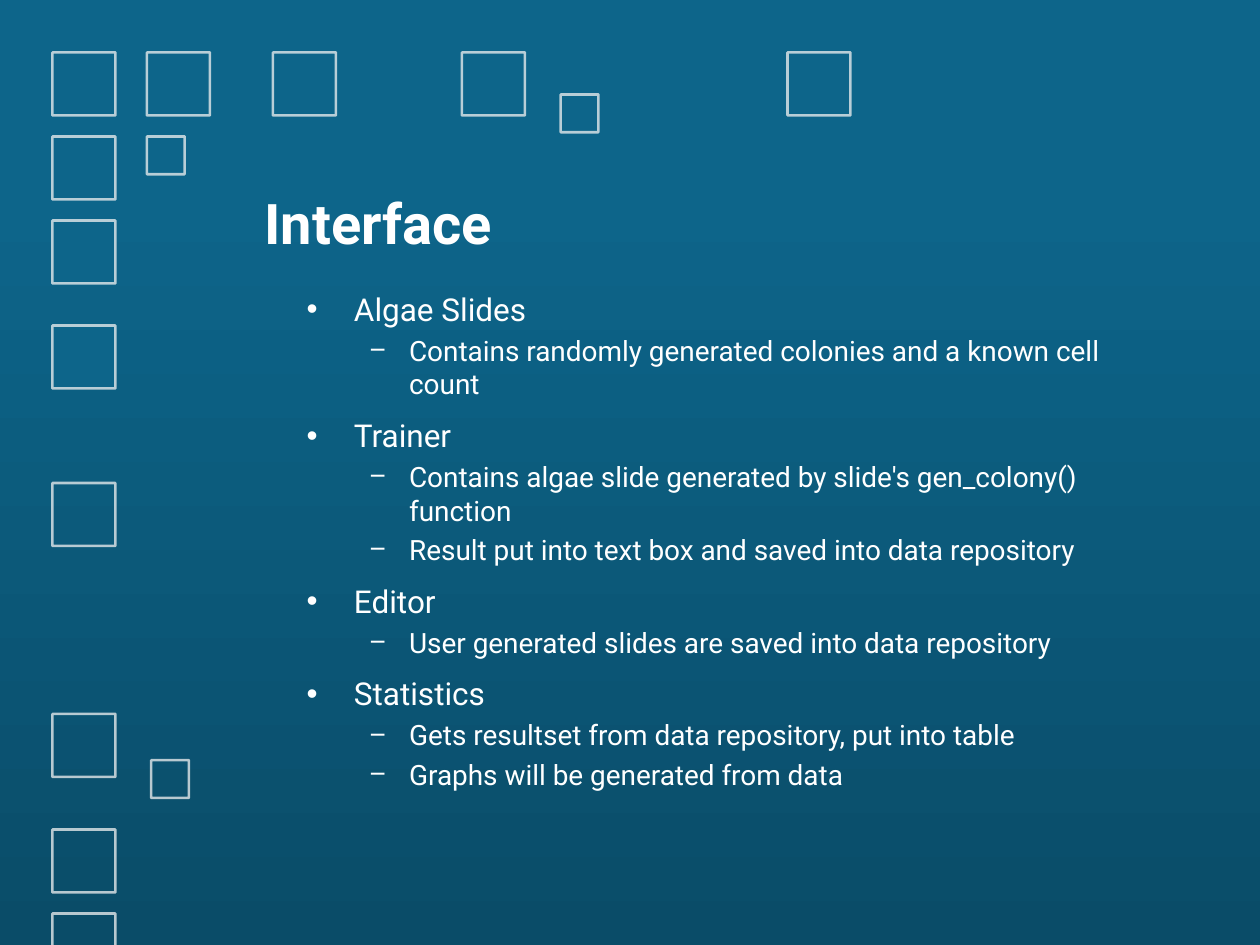
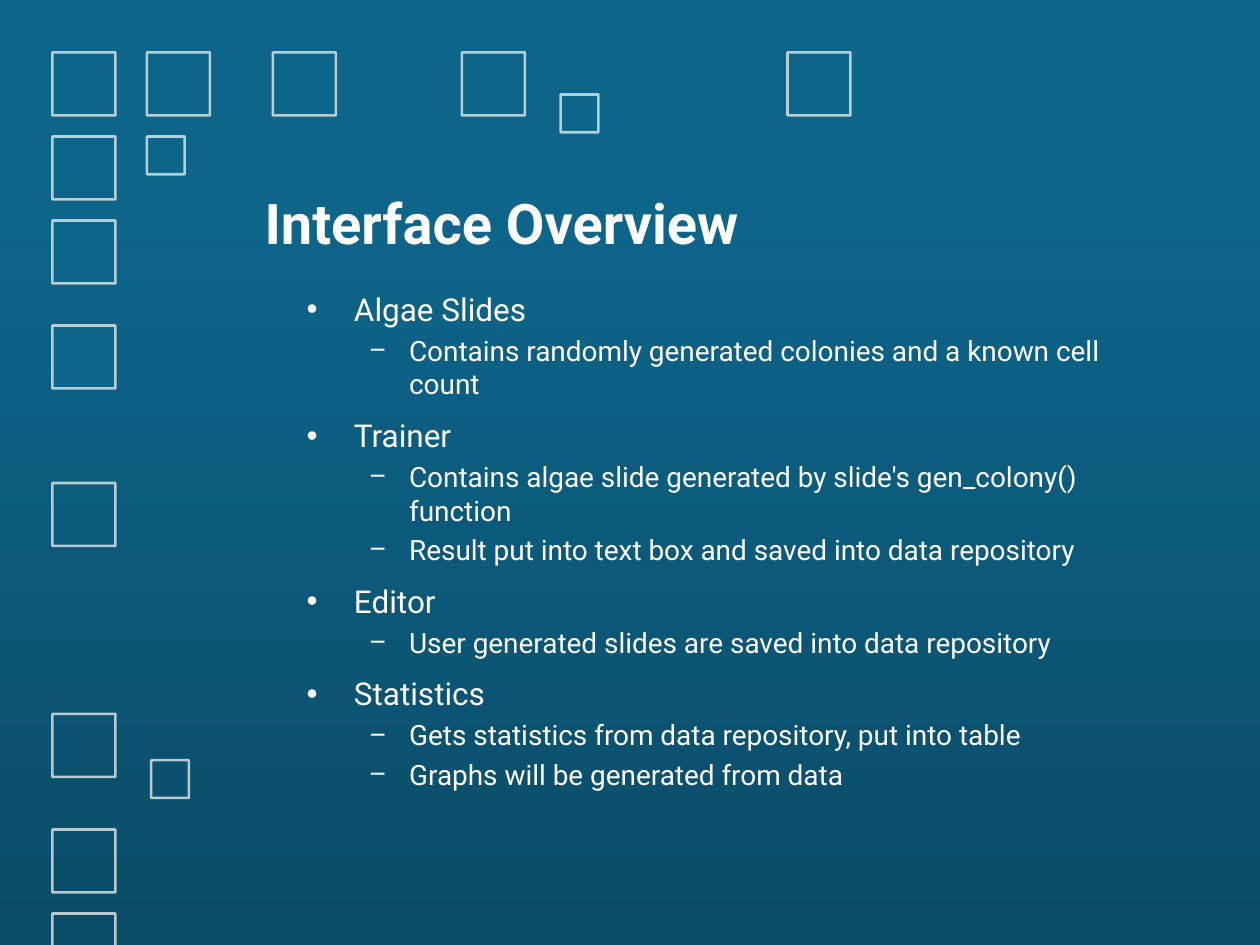
Before and after one commit to gate23/ace, a slide deck: slide 4 of docs/ACE_Team_Design.pptx. Drawn at 1260x945 pixels with LibreOffice and Linux fonts; fonts in the diff are those of the drawing. Boxes give left, top, right and bottom in pixels: in the first picture for what was removed or moved away, otherwise in the second. Text is boxed around its words. In the diff, an @@ line names an element or a change of style, - is before the commit and + after.

Commit message:
Final powerpoint edit

```diff
--- a/docs/ACE_Team_Design.pptx
+++ b/docs/ACE_Team_Design.pptx
@@ title at bbox=[265, 201, 738, 245]: text changed @@
-Interface
+Interface Overview
@@ text at bbox=[409, 723, 1021, 751]: text changed @@
-  − Gets resultset from data repository, put into table
+  − Gets statistics from data repository, put into table
```
